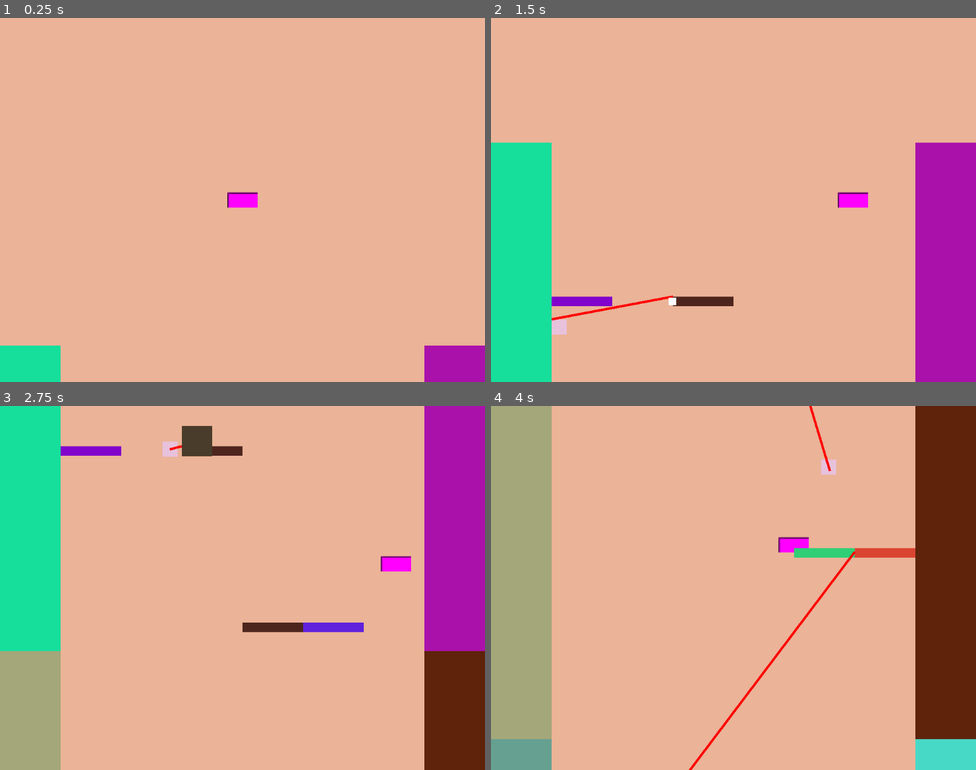
Above: before the commit, frames 1-4 (two rows, left to right).
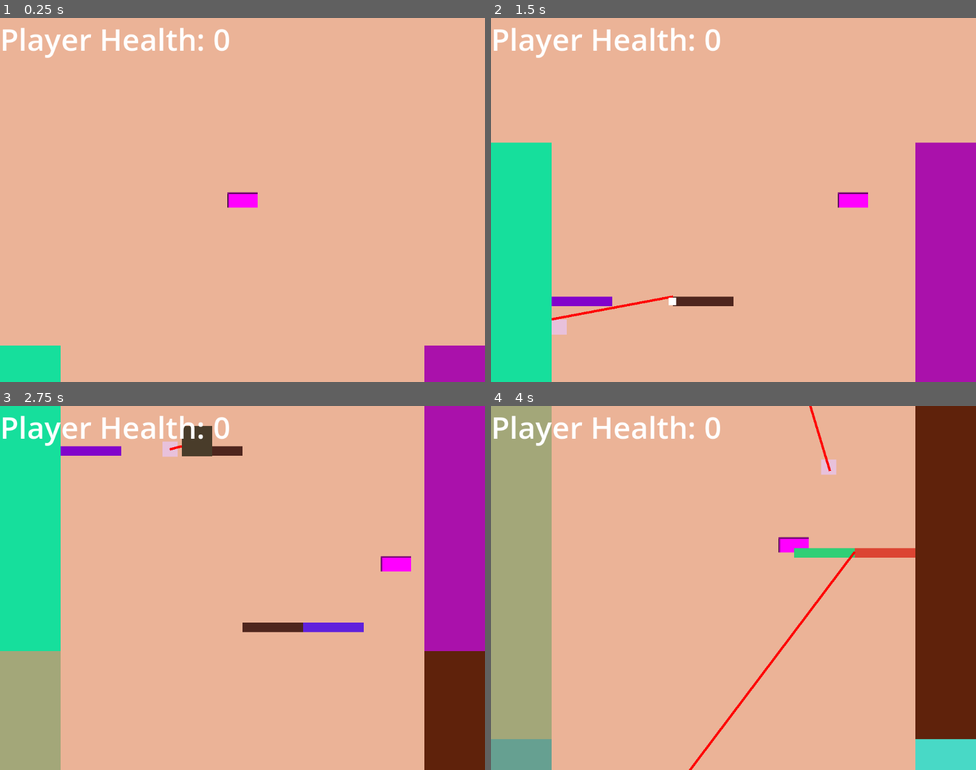
Above: after the commit, the same moments.

Repository: xepewout/momma-im-home
Game: Godot game, scene res://main.tscn
Same seed, same stepped clock (60 frames per second), same inputs: the game is played once before the commit and once after it.
Inputs:
- Up to frame 1 (0.25 s): no input
- Up to frame 2 (1.5 s): hold D (MOVE_RIGHT) 0.53-1.28 s; hold A (MOVE_LEFT) from 1.28 s (still down)
- Up to frame 3 (2.75 s): release A (MOVE_LEFT) at 2.03 s; hold D (MOVE_RIGHT) from 2.03 s (still down)
- Up to frame 4 (4 s): release D (MOVE_RIGHT) at 3.53 s; hold A (MOVE_LEFT) from 3.53 s (still down)

The runs differ from the first frame. In frame 1, 1.1% of the frame differs, in the area x 0-48%, y 2-11%; in frame 2, 1.1%; in frame 3, 1.1%; in frame 4, 1.1%.

Commit message:
Hud Commit
Added some hud stuff

Diff:
--- /dev/null
+++ b/hud.gd
@@ -0,0 +1,13 @@
+extends CanvasLayer
+
+
+# Called when the node enters the scene tree for the first time.
+func _ready() -> void:
+	pass # Replace with function body.
+
+func updateHealth(health):
+	$HealthLabel.text = ("Player Health: "  + str(health))
+
+# Called every frame. 'delta' is the elapsed time since the previous frame.
+func _process(delta: float) -> void:
+	pass
--- a/hud.tscn
+++ b/hud.tscn
@@ -1,9 +1,12 @@
-[gd_scene format=3 uid="uid://dosxnimc8xlnu"]
+[gd_scene load_steps=2 format=3 uid="uid://dosxnimc8xlnu"]
+
+[ext_resource type="Script" uid="uid://bmr8isuybhqua" path="res://hud.gd" id="1_37p78"]
 
 [node name="HUD" type="CanvasLayer"]
+script = ExtResource("1_37p78")
 
-[node name="Health" type="Label" parent="."]
+[node name="HealthLabel" type="Label" parent="."]
 offset_right = 40.0
 offset_bottom = 23.0
 theme_override_font_sizes/font_size = 64
-text = "0"
+text = "Player Health: 0"
--- a/main.gd
+++ b/main.gd
@@ -107,7 +107,8 @@
 	fly._firePea()
 
 func _playerHit():
-	print("player hit")
+	#$HUD.updateHealth()
+	pass
 
 func _gameOver():
 	print("player died")
--- a/main.tscn
+++ b/main.tscn
@@ -1,6 +1,7 @@
-[gd_scene load_steps=4 format=3 uid="uid://b58doyquyd1j"]
+[gd_scene load_steps=5 format=3 uid="uid://b58doyquyd1j"]
 
 [ext_resource type="Script" uid="uid://nrwy4go4r58q" path="res://main.gd" id="1_ig7tw"]
+[ext_resource type="PackedScene" uid="uid://dosxnimc8xlnu" path="res://hud.tscn" id="2_0xm2m"]
 
 [sub_resource type="RectangleShape2D" id="RectangleShape2D_ig7tw"]
 size = Vector2(1024, 20)
@@ -31,6 +32,8 @@
 position = Vector2(512, 768)
 shape = SubResource("RectangleShape2D_0xm2m")
 
+[node name="HUD" parent="." instance=ExtResource("2_0xm2m")]
+
 [connection signal="area_entered" from="WallSpawn" to="." method="_on_wall_spawn_area_entered"]
 [connection signal="area_exited" from="WallSpawn" to="." method="_on_wall_spawn_area_exited"]
 [connection signal="body_entered" from="WallSpawn" to="." method="_on_wall_spawn_body_entered"]
Not shown, added: hud.gd.uid
